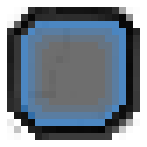
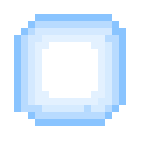
Two versions of the same layered image (147x147). Layer-by-layer changes:
painted on "Highlight" over (14, 14, 112, 112)
hid "Clicked background", painted on it over (21, 21, 126, 126)
hid "normal button bg" over (21, 21, 126, 126)
hid "darken_rounded_square_no_border_flipped.png", painted on it over (7, 7, 140, 140)
